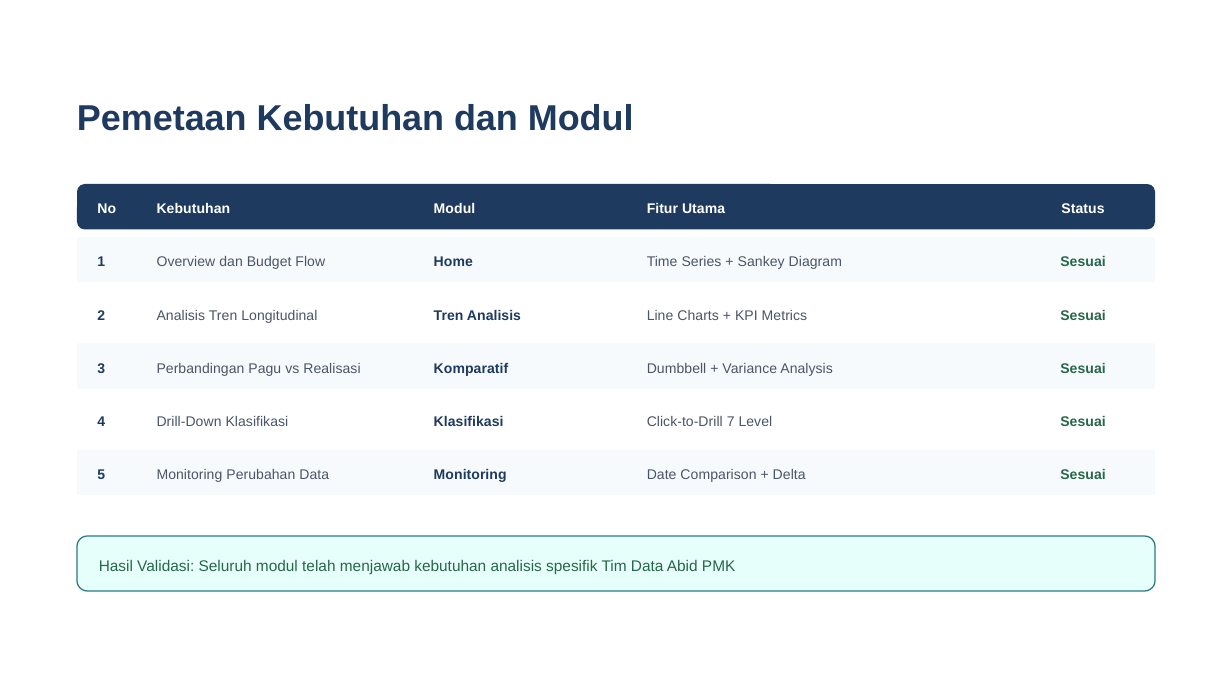
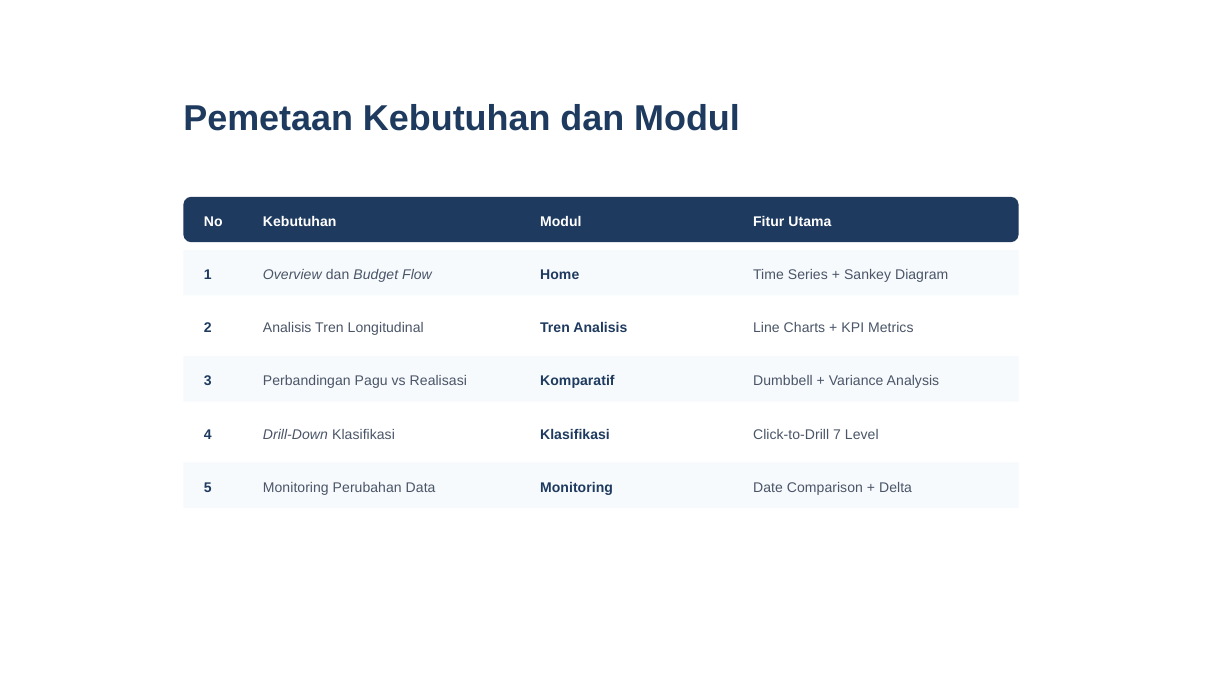
Before and after one commit to tubankum3/dashanggaran, a slide deck: slide 9 of Presentasi_Program Deliverables_Secondment pada Abid PMK DJA.pptx (slide 11 before the commit). Drawn at 1232x693 pixels with LibreOffice and Linux fonts; fonts in the diff are those of the drawing. Boxes give left, top, right and bottom in pixels: in the first picture for what was removed or moved away, otherwise in the second. Text is boxed around its words. In the diff, an @@ line names an element or a change of style, - is before the commit and + after.

```diff
--- a/Presentasi_Program Deliverables_Secondment pada Abid PMK DJA.pptx
+++ b/Presentasi_Program Deliverables_Secondment pada Abid PMK DJA.pptx
@@ text "Pemetaan Kebutuhan dan Modul": place and size @@
-text "Pemetaan Kebutuhan dan Modul" at (77, 104, 634, 131)
+text "Pemetaan Kebutuhan dan Modul" at (183, 104, 740, 131)
@@ rounded rectangle: place and size @@
-rounded rectangle at (76, 184, 1154, 229)
+rounded rectangle at (184, 197, 1019, 243)
@@ text removed at (1061, 203, 1104, 213) @@
-Status
@@ rectangle: place and size @@
-rectangle at (76, 238, 1154, 283)
+rectangle at (184, 250, 1019, 296)
@@ text "Overview dan Budget Flow" at (263, 269, 432, 282): italic on in "Overview Budget Flow" @@
@@ text removed at (1060, 256, 1105, 266) @@
-Sesuai
@@ 3 texts: place and size @@
-3 texts at (97, 203, 116, 320)
+3 texts at (204, 216, 223, 332)
@@ 9 texts: place and size @@
-9 texts at (157, 203, 842, 323)
+9 texts at (263, 216, 948, 335)
@@ text removed at (1060, 310, 1105, 320) @@
-Sesuai
@@ rectangle: place and size @@
-rectangle at (76, 344, 1154, 389)
+rectangle at (184, 356, 1019, 402)
@@ text removed at (1060, 363, 1105, 373) @@
-Sesuai
@@ text removed at (1060, 416, 1105, 426) @@
-Sesuai
@@ text "Drill-Down Klasifikasi" at (263, 429, 395, 439): italic on in "Drill-Down" @@
@@ rectangle: place and size @@
-rectangle at (76, 450, 1154, 495)
+rectangle at (184, 462, 1019, 508)
@@ 3 texts: place and size @@
-3 texts at (97, 363, 105, 479)
+3 texts at (204, 375, 212, 492)
@@ 9 texts: place and size @@
-9 texts at (157, 363, 833, 482)
+9 texts at (263, 375, 940, 495)
@@ text removed at (1060, 469, 1105, 479) @@
-Sesuai
@@ rounded rectangle removed at (76, 536, 1154, 591) @@
@@ text removed at (99, 560, 735, 574) @@
-Hasil Validasi: Seluruh modul telah menjawab kebutuhan analisis spesifik Tim Data Abid PMK
```
Also in this commit, not shown: 12 other slides changed, 4 slides removed, 2 other files.
